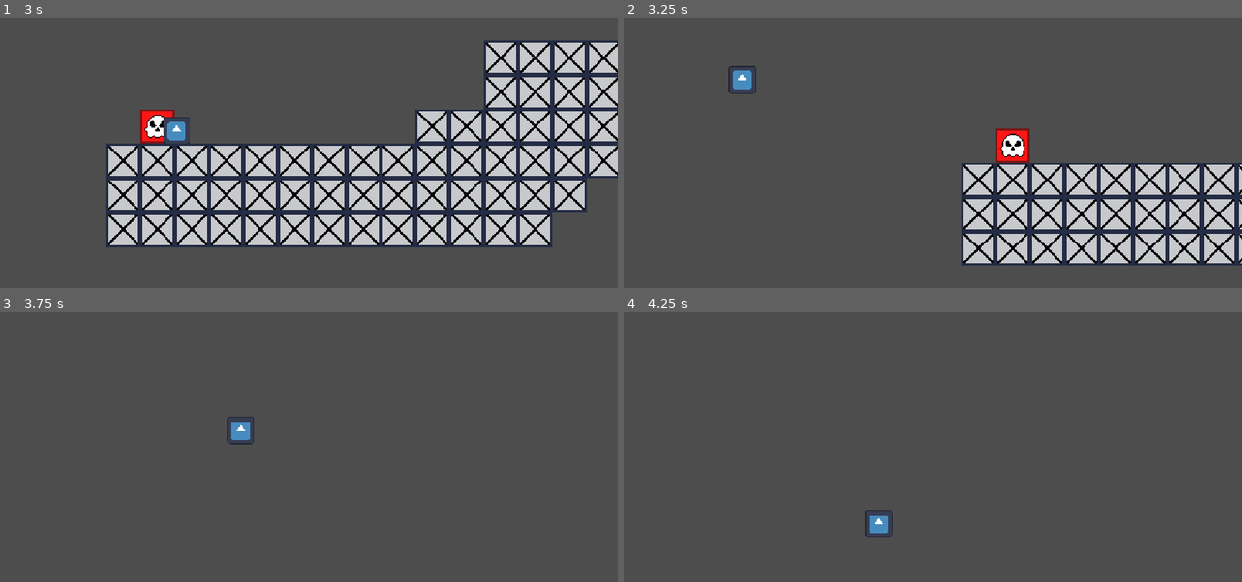
Above: before the commit, frames 1-4 (two rows, left to right).
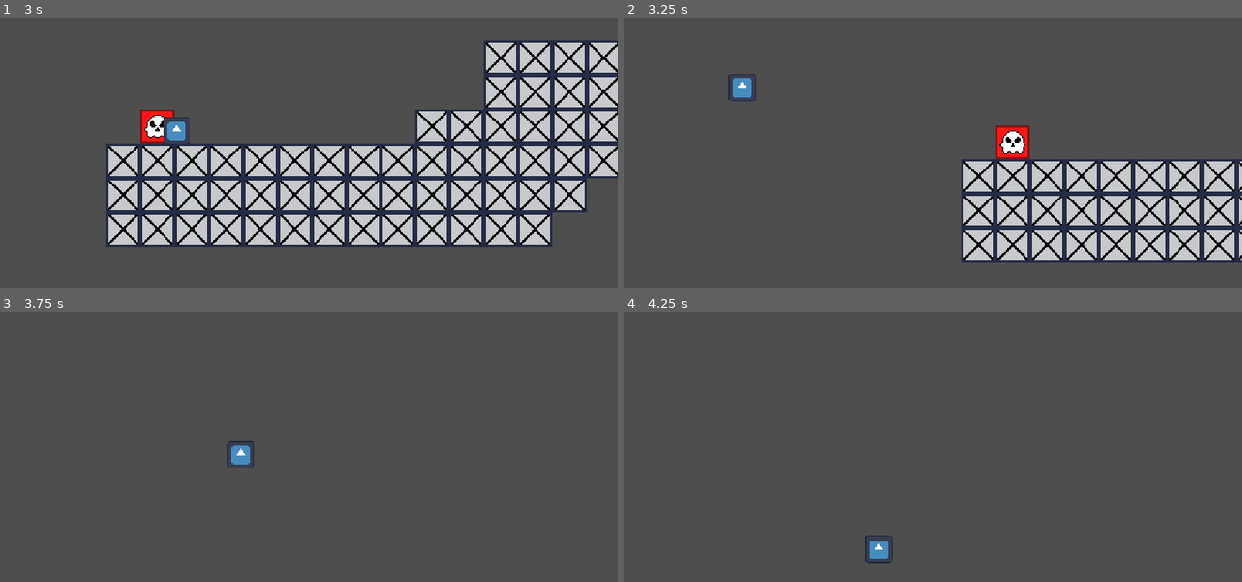
Above: after the commit, the same moments.

Repository: manninga-tech/Alex-M-Vinayak-A-Game-Project
Game: Godot game, scene res://scene/game.tscn
Same seed, same stepped clock (60 frames per second), same inputs: the game is played once before the commit and once after it. The engine's default icon, where the game draws it, is replaced by a stand-in: a white triangle on a blue panel in a dark square.
Inputs:
- Up to frame 1 (3 s): hold Right (Right) 0.53-2.03 s; tap Shift (dash) every 0.75 s from 0.6 to 2.85 s; tap W (Jump) at 0.77, 1.52 s; hold Left (Left) from 2.03 s (still down)
- Up to frame 2 (3.25 s): keep holding Left (Left); tap W (Jump) at 3.02 s
- Up to frame 3 (3.75 s): keep holding Left (Left); tap Shift (dash) at 3.6 s
- Up to frame 4 (4.25 s): keep holding Left (Left); tap W (Jump) at 3.77 s

Frame 1 is identical in both runs. In frame 2, 8.8% of the frame differs, in the area x 16-100%, y 17-92%; in frame 3, 0.5%; in frame 4, 0.5%.

Commit message:
Added gravity modifier

Diff:
--- a/new-game-project/scripts/player.gd
+++ b/new-game-project/scripts/player.gd
@@ -10,7 +10,7 @@
 @onready var dash_effect_timer: Timer = $DashEffectTimer
 @onready var damage_effect_duration: Timer = $DamageEffectDuration
 
-
+var gravity_modifier = 1
 var health = 4
 var max_health = 4
 var can_dash_jump = false
@@ -56,7 +56,7 @@
 
 	velocity.y = JUMP_VELOCITY * 0.9
 	velocity.x = direction * 500 * -1
-
+	gravity_modifier = 1.5
 
 	print(health)
 
@@ -87,7 +87,7 @@
 func add_gravity(delta):
 	# Add the gravity.
 	if not is_on_floor() and not is_dashing:
-		velocity += get_gravity() * delta
+		velocity += get_gravity() * delta * gravity_modifier
 
 func run():
 	if is_dashing or damage == true:
@@ -117,3 +117,4 @@
 
 func _on_damage_effect_duration_timeout() -> void:
 	damage = false
+	gravity_modifier = 1
